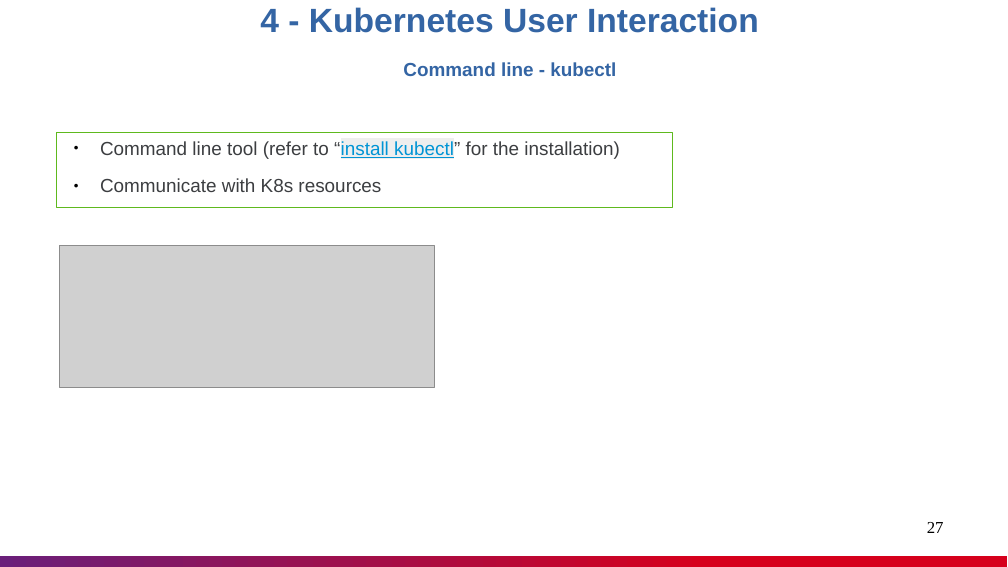
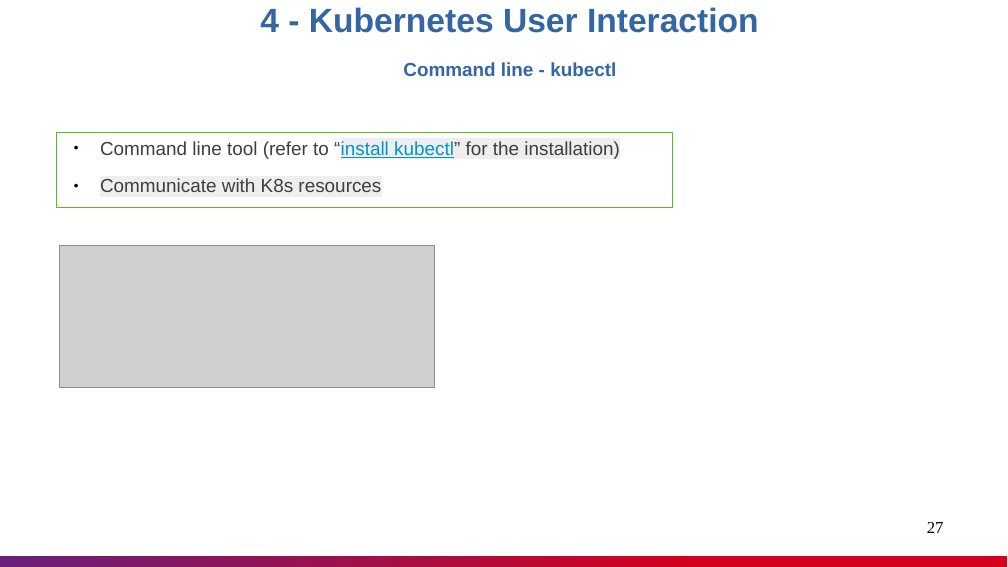
Before and after one commit to nashtech-garage/kubernetes, a slide deck: slide 27 of documents/K8s_Knowledge_Sharing.pptx. Drawn at 1008x567 pixels with LibreOffice and Linux fonts; fonts in the diff are those of the drawing; grey boxes stand for pictures. Boxes give left, top, right and bottom in pixels: in the first picture for what was removed or moved away, otherwise in the second. Text is boxed around its words. In the diff, an @@ line names an element or a change of style, - is before the commit and + after.

```diff
--- a/documents/K8s_Knowledge_Sharing.pptx
+++ b/documents/K8s_Knowledge_Sharing.pptx
@@ rectangle "Command line tool (refer to ..." at [57,132,673,207]: highlight none to #EEEEEE in "kubectl” for the installation)", "Communicate with K8s resources" @@
```
Also in this commit, not shown: 8 other slides changed, 1 slide added, 1 slide removed.
